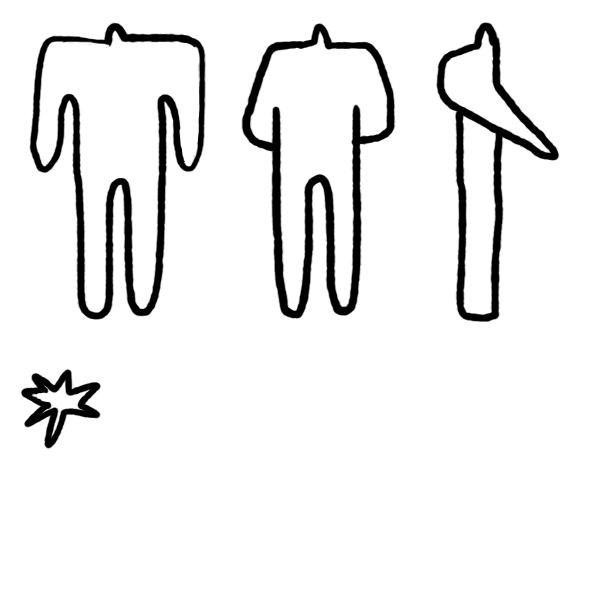
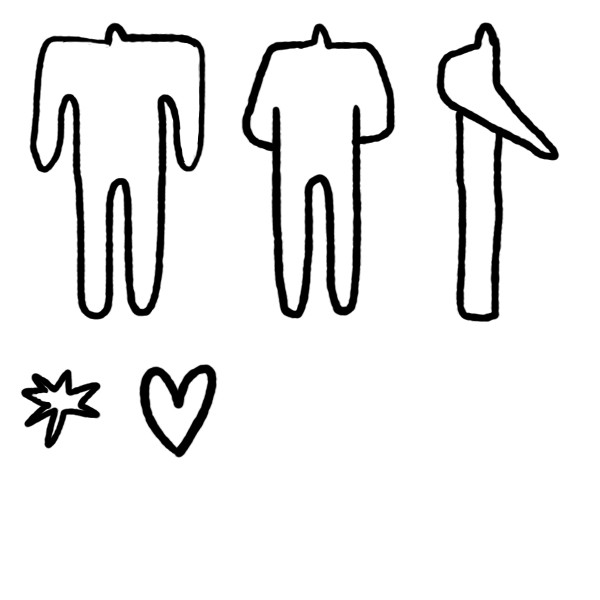
The second (600, 600) image is a revision of the first. Changes to its layers:
added layer "Layer 14" above "Layer 13" over left=139, top=364, right=218, bottom=458
